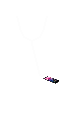
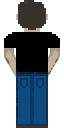
Before/after of a 64 x 128 layered artwork. What changed in the layer stack:
hid "earphones" over (16, 16, 59, 84)
added layer "back" above "Body" over (4, 0, 60, 128)
showed "Left Leg" over (16, 104, 32, 128)
showed "Right Leg" over (32, 104, 48, 128)
added layer "Back left arm front" above "Back right arm front" over (38, 46, 63, 79)
added layer "Back right arm front" above "left arm back" over (4, 52, 26, 80)
